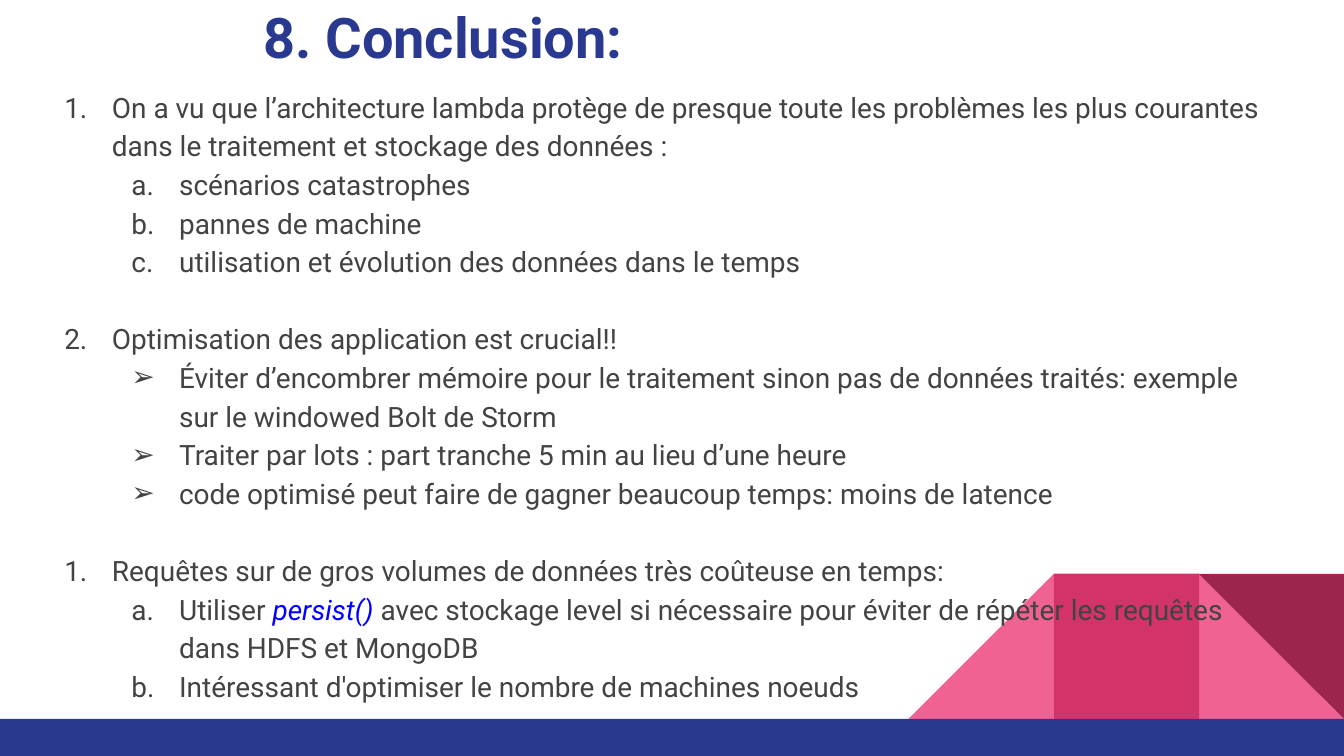
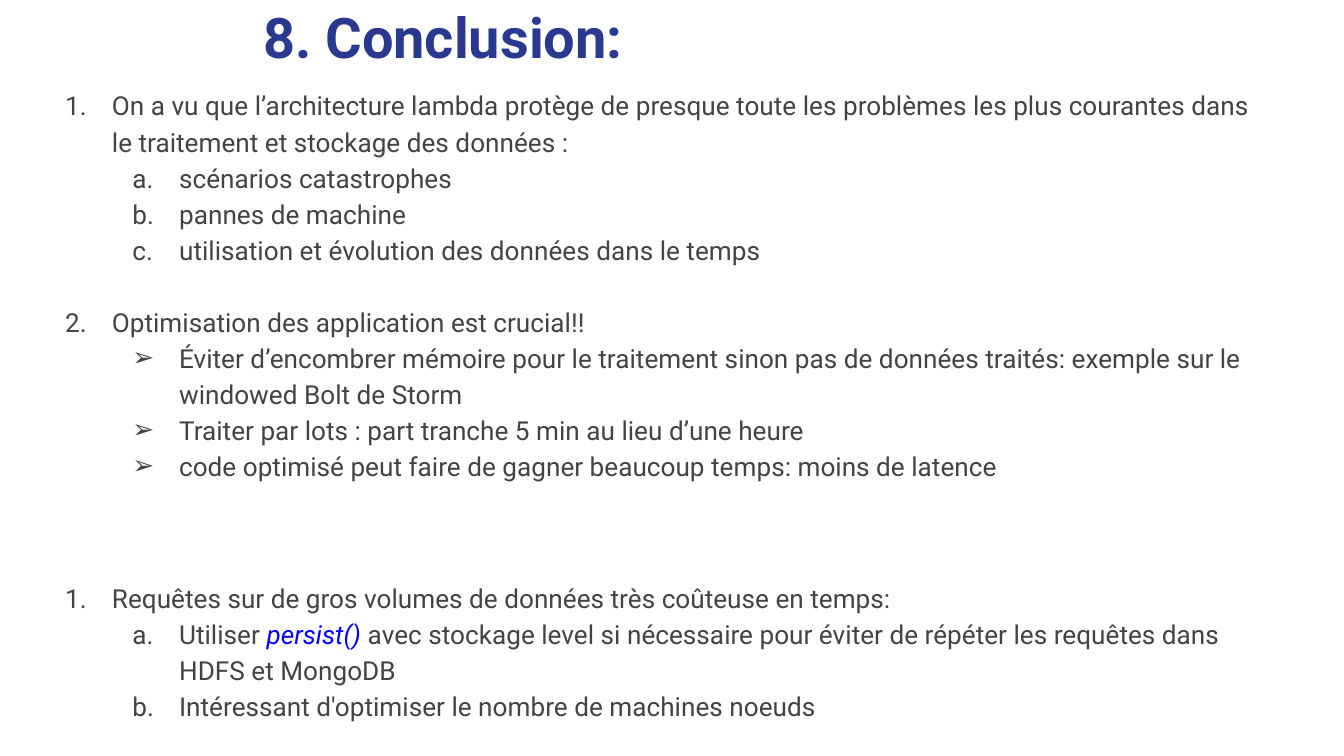
Before and after one commit to carolio7/lambda_architecture_for_tweetsProcessing, a slide deck: slide 35 of presentation/presentation_projet5_v01.pptx. Drawn at 1344x756 pixels with LibreOffice and Linux fonts; fonts in the diff are those of the drawing. Boxes give left, top, right and bottom in pixels: in the first picture for what was removed or moved away, otherwise in the second. Text is boxed around its words. In the diff, an @@ line names an element or a change of style, - is before the commit and + after.

```diff
--- a/presentation/presentation_projet5_v01.pptx
+++ b/presentation/presentation_projet5_v01.pptx
@@ text "On a vu que l’architecture ..." at (112,95,1248,722): size 15 to 14 pt; more space between paragraphs @@
@@ group removed at (0,574,1344,756): 3 right triangles, 2 rectangles @@
```
Also in this commit, not shown: 6 other slides changed, 7 other files.
